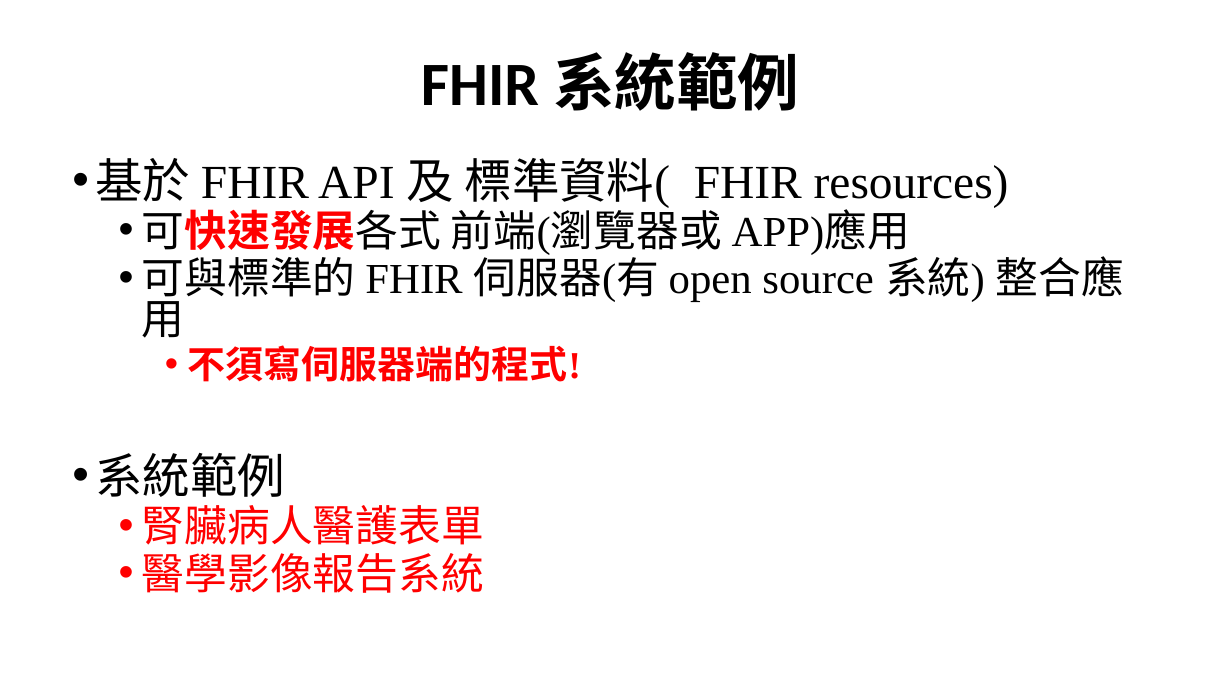
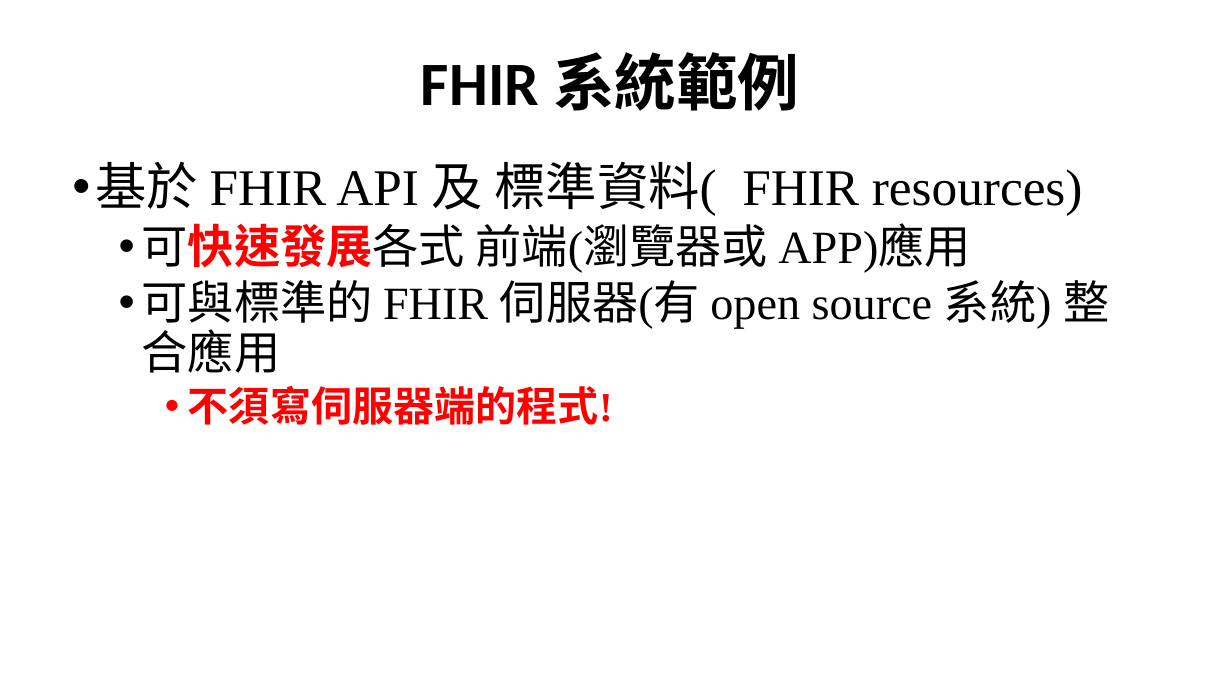
Before and after one commit to mos2718/FHIRspec, a slide deck: slide 15 of Spec/FHIR introduction.pptx (slide 14 before the commit). Drawn at 1232x693 pixels with LibreOffice and Linux fonts; fonts in the diff are those of the drawing. Boxes give left, top, right and bottom in pixels: in the first picture for what was removed or moved away, otherwise in the second. Text is boxed around its words. In the diff, an @@ line names an element or a change of style, - is before the commit and + after.

```diff
--- a/Spec/FHIR introduction.pptx
+++ b/Spec/FHIR introduction.pptx
@@ text "基於 FHIR API 及 標準資料( ..." at (95,161,1109,425): size 37 to 40 pt in "基於 FHIR API 及 標準資料( FHIR resources)"; size 33.3 to 36 pt in "可快速發展各式 前端(瀏覽器或 APP)應用", "可與標準的 FHIR 伺服器(有 open source 系統) 整合應用"; size 29.6 to 32 pt in "不須寫伺服器端的程式!"; line spacing 0.8 to 0.9 @@
@@ text at (95,453,484,593): paragraphs removed @@
-• 系統範例
-  • 腎臟病人醫護表單
-  • 醫學影像報告系統
```
Also in this commit, not shown: 3 slides added, 6 slides removed.
